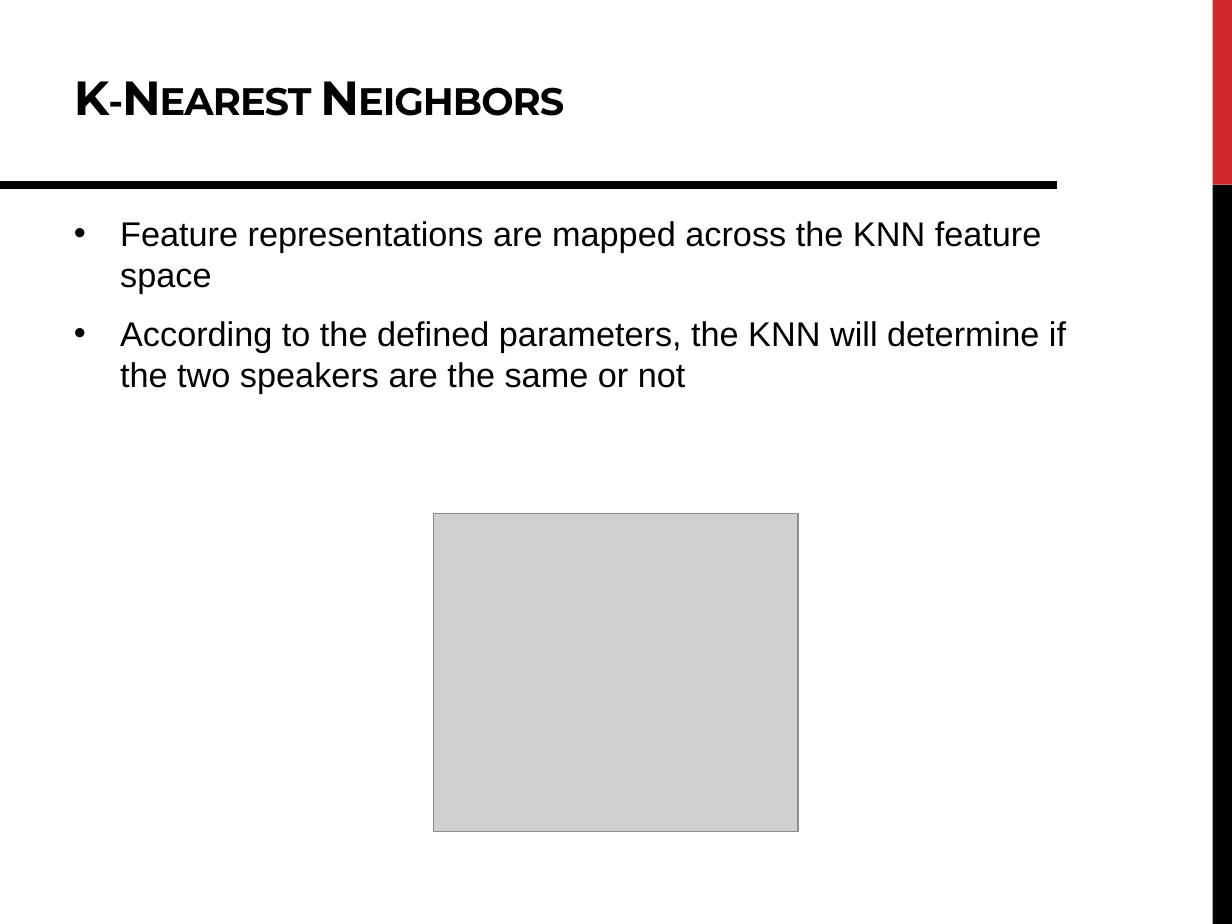
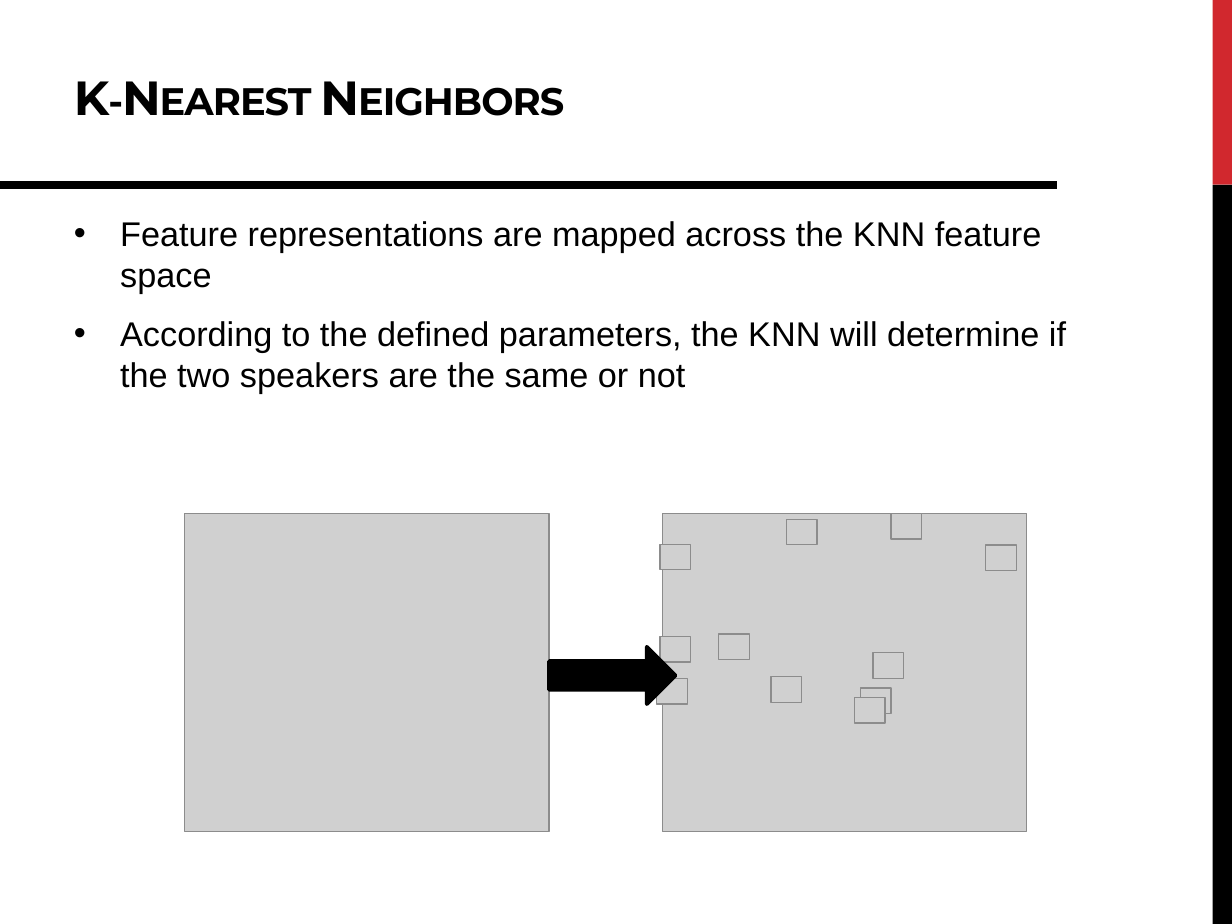
Before and after one commit to DavidRosenwasser/EE_M214A, a slide deck: slide 7 of Report/M214A Project Presentation.pptx (slide 8 before the commit). Drawn at 1232x924 pixels with LibreOffice and Linux fonts; fonts in the diff are those of the drawing; grey boxes stand for pictures; background and template pictures are left out. Boxes give left, top, right and bottom in pixels: in the first picture for what was removed or moved away, otherwise in the second. Text is boxed around its words. In the diff, an @@ line names an element or a change of style, - is before the commit and + after.

```diff
--- a/Report/M214A Project Presentation.pptx
+++ b/Report/M214A Project Presentation.pptx
@@ picture: place and size @@
-picture at [434,514,798,832]
+picture at [185,514,549,832]
@@ picture added at [663,514,1027,832] @@
@@ picture added at [786,519,817,545] @@
@@ picture added at [891,514,922,540] @@
@@ picture added at [660,545,691,570] @@
@@ picture added at [986,545,1016,570] @@
@@ right arrow added at [549,647,676,703], fill #000000, outline #000000 2.25 pt @@
@@ picture added at [660,637,691,663] @@
@@ picture added at [718,634,749,660] @@
@@ picture added at [873,653,904,679] @@
@@ picture added at [657,679,687,705] @@
@@ picture added at [771,676,802,702] @@
@@ picture added at [860,687,891,713] @@
@@ picture added at [854,697,885,723] @@
```
Also in this commit, not shown: 1 other slide changed, 1 slide removed.
